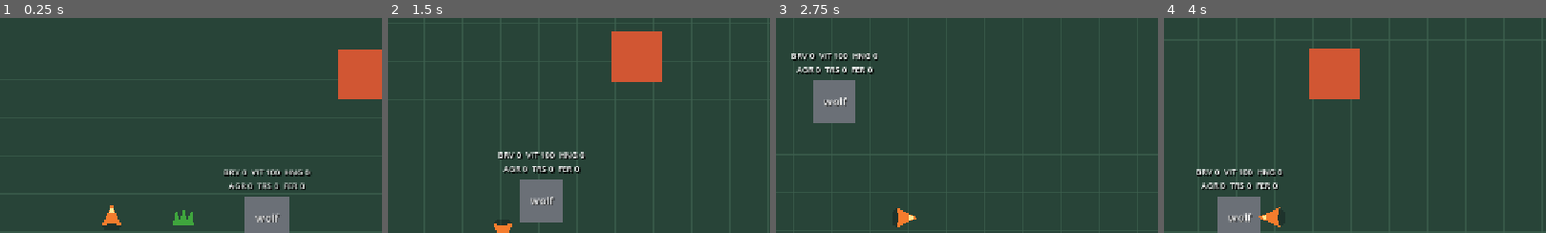
Above: before the commit, frames 1-4 (left to right).
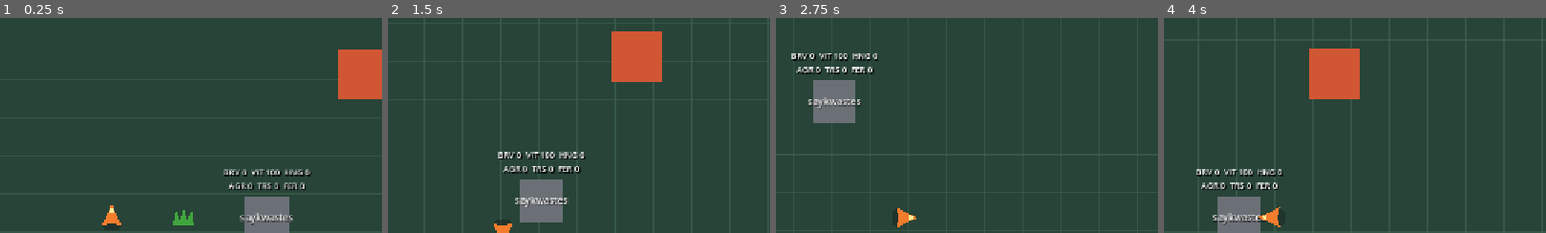
Above: after the commit, the same moments.

Repository: armikhalev/secret-sauce-godot
Game: Godot game, scene res://scenes/game.tscn
Same seed, same stepped clock (60 frames per second), same inputs: the game is played once before the commit and once after it.
Inputs:
- Up to frame 1 (0.25 s): no input
- Up to frame 2 (1.5 s): tap Enter (ui_accept) at 0.5, 0.77 s; hold D (move_right) 0.53-1.28 s; hold S (move_down) from 1.28 s (still down)
- Up to frame 3 (2.75 s): tap Enter (ui_accept) at 1.52 s; release S (move_down) at 2.03 s; hold D (move_right) from 2.03 s (still down)
- Up to frame 4 (4 s): release D (move_right) at 2.78 s; hold W (move_up) 2.78-3.53 s; tap Enter (ui_accept) at 3.02, 3.77 s; hold A (move_left) from 3.53 s (still down)
The pictures show only the part of the screen within x 35-85%, y 4-54%; the shares and areas given below are measured in that part.

The runs differ from the first frame. In frame 1, 0.3% of the frame differs, in the area x 62-77%, y 90-97%; in frame 2, 0.4%, in the area x 33-48%, y 83-88%; in frame 3, 0.3%; in frame 4, 0.3%.

Commit message:
rename:wolf->saykwastes

Diff:
--- a/scenes/game.tscn
+++ b/scenes/game.tscn
@@ -2,7 +2,7 @@
 
 [ext_resource type="PackedScene" path="res://scenes/player.tscn" id="1_player"]
 [ext_resource type="Script" path="res://scripts/world_grid.gd" id="2_grid"]
-[ext_resource type="PackedScene" path="res://scenes/wolf.tscn" id="3_wolf"]
+[ext_resource type="PackedScene" path="res://scenes/saykwastes.tscn" id="3_saykwastes"]
 [ext_resource type="PackedScene" path="res://scenes/grass.tscn" id="4_grass"]
 [ext_resource type="PackedScene" path="res://scenes/inventory_menu.tscn" id="5_inventory"]
 
@@ -37,7 +37,7 @@
 
 [node name="NPCs" type="Node2D" parent="World/Entities"]
 
-[node name="Wolf" parent="World/Entities/NPCs" instance=ExtResource("3_wolf")]
+[node name="Saykwastes" parent="World/Entities/NPCs" instance=ExtResource("3_saykwastes")]
 position = Vector2(260, 0)
 
 [node name="Player" parent="World/Entities" instance=ExtResource("1_player")]
--- a/scenes/wolf.tscn
+++ b/scenes/saykwastes.tscn
@@ -1,34 +1,34 @@
 [gd_scene load_steps=3 format=3]
 
-[ext_resource type="Script" path="res://scripts/wolf.gd" id="1_wolf"]
+[ext_resource type="Script" path="res://scripts/saykwastes.gd" id="1_saykwastes"]
 
-[sub_resource type="RectangleShape2D" id="RectangleShape2D_wolf"]
+[sub_resource type="RectangleShape2D" id="RectangleShape2D_saykwastes"]
 size = Vector2(72, 72)
 
-[node name="Wolf" type="CharacterBody2D"]
-script = ExtResource("1_wolf")
+[node name="Saykwastes" type="CharacterBody2D"]
+script = ExtResource("1_saykwastes")
 
 [node name="Body" type="Polygon2D" parent="."]
 polygon = PackedVector2Array(-36, -36, 36, -36, 36, 36, -36, 36)
 color = Color(0.42, 0.44, 0.47, 1)
 
 [node name="Label" type="Label" parent="."]
-offset_left = -36.0
+offset_left = -55.0
 offset_top = -13.0
-offset_right = 36.0
+offset_right = 55.0
 offset_bottom = 13.0
 theme_override_colors/font_color = Color(0.96, 0.96, 0.96, 1)
 theme_override_colors/font_shadow_color = Color(0.08, 0.08, 0.08, 0.8)
 theme_override_constants/shadow_offset_x = 1
 theme_override_constants/shadow_offset_y = 1
-theme_override_font_sizes/font_size = 18
-text = "wolf"
+theme_override_font_sizes/font_size = 16
+text = "saykwastes"
 horizontal_alignment = 1
 vertical_alignment = 1
 mouse_filter = 2
 
 [node name="CollisionShape2D" type="CollisionShape2D" parent="."]
-shape = SubResource("RectangleShape2D_wolf")
+shape = SubResource("RectangleShape2D_saykwastes")
 
 [node name="DebugStats" type="Label" parent="."]
 offset_left = -105.0
--- a/tests/grass_test.gd
+++ b/tests/grass_test.gd
@@ -11,7 +11,7 @@
 	current_scene = game
 
 	var player := game.get_node("World/Entities/Player")
-	var wolf := game.get_node("World/Entities/NPCs/Wolf")
+	var saykwastes := game.get_node("World/Entities/NPCs/Saykwastes")
 	var grass := game.get_node("World/Items/Grass") as Grass
 
 	grass._on_body_entered(player)
@@ -23,25 +23,25 @@
 		return
 
 	player.set_grass_state(0, GrassData.State.TASTY)
-	var tasty_grass: Grass = player.drop_grass(0, wolf.global_position)
-	wolf.eat_grass(tasty_grass)
+	var tasty_grass: Grass = player.drop_grass(0, saykwastes.global_position)
+	saykwastes.eat_grass(tasty_grass)
 	await process_frame
 
-	if wolf.trust != 25:
-		push_error("Tasty grass did not increase wolf trust.")
+	if saykwastes.trust != 25:
+		push_error("Tasty grass did not increase saykwastes trust.")
 		quit(1)
 		return
 
 	var poisonous_grass := (load("res://scenes/grass.tscn") as PackedScene).instantiate() as Grass
 	poisonous_grass.state = GrassData.State.POISONOUS
 	game.add_child(poisonous_grass)
-	wolf.eat_grass(poisonous_grass)
+	saykwastes.eat_grass(poisonous_grass)
 	await process_frame
 
-	if wolf.vitality != 75:
-		push_error("Poisonous grass did not reduce wolf vitality.")
+	if saykwastes.vitality != 75:
+		push_error("Poisonous grass did not reduce saykwastes vitality.")
 		quit(1)
 		return
 
-	print("Grass collection, state changes, dropping, and wolf effects verified.")
+	print("Grass collection, state changes, dropping, and saykwastes effects verified.")
 	quit()
--- a/tests/inventory_menu_test.gd
+++ b/tests/inventory_menu_test.gd
@@ -44,17 +44,17 @@
 		quit(1)
 		return
 
-	var wolf = game.get_node("World/Entities/NPCs/Wolf")
+	var saykwastes = game.get_node("World/Entities/NPCs/Saykwastes")
 	player.global_position = Vector2(150, 0)
 	player.rotation = PI / 2.0
 	menu._drop_selected_item()
 	await physics_frame
 	await physics_frame
 
-	if not player.grass_inventory.is_empty() or wolf.trust != 25:
+	if not player.grass_inventory.is_empty() or saykwastes.trust != 25:
 		push_error(
 			"Dropped tasty grass failed: inventory=%d trust=%d"
-			% [player.grass_inventory.size(), wolf.trust]
+			% [player.grass_inventory.size(), saykwastes.trust]
 		)
 		quit(1)
 		return
--- a/tests/wolf_approach_test.gd
+++ b/tests/saykwastes_approach_test.gd
@@ -10,9 +10,9 @@
 	root.add_child(world)
 	current_scene = world
 
-	var wolf := (load("res://scenes/wolf.tscn") as PackedScene).instantiate()
+	var saykwastes := (load("res://scenes/saykwastes.tscn") as PackedScene).instantiate()
 	var grass := (load("res://scenes/grass.tscn") as PackedScene).instantiate() as Grass
-	world.add_child(wolf)
+	world.add_child(saykwastes)
 	grass.position = Vector2(200, 0)
 	grass.state = GrassData.State.TASTY
 	world.add_child(grass)
@@ -23,20 +23,20 @@
 		if not is_instance_valid(grass):
 			break
 
-	if wolf.position.x <= 0.0:
-		push_error("Wolf did not approach dropped grass.")
+	if saykwastes.position.x <= 0.0:
+		push_error("Saykwastes did not approach dropped grass.")
 		quit(1)
 		return
 
-	if is_instance_valid(grass) or wolf.trust != 25:
-		push_error("Wolf did not eat tasty grass after approaching it.")
+	if is_instance_valid(grass) or saykwastes.trust != 25:
+		push_error("Saykwastes did not eat tasty grass after approaching it.")
 		quit(1)
 		return
 
-	if "TRS 25" not in wolf.get_node("DebugStats").text:
-		push_error("Wolf debug stats did not update.")
+	if "TRS 25" not in saykwastes.get_node("DebugStats").text:
+		push_error("Saykwastes debug stats did not update.")
 		quit(1)
 		return
 
-	print("Wolf approach, eating, and debug stats verified.")
+	print("Saykwastes approach, eating, and debug stats verified.")
 	quit()
--- /dev/null
+++ b/tests/saykwastes_test.gd
@@ -0,0 +1,32 @@
+extends SceneTree
+
+
+func _initialize() -> void:
+	var saykwastes_scene := load("res://scenes/saykwastes.tscn") as PackedScene
+	var saykwastes := saykwastes_scene.instantiate()
+
+	var expected_stats := {
+		"bravery": 0,
+		"vitality": 100,
+		"hunger": 0,
+		"aggression": 0,
+		"trust": 0,
+		"fear": 0,
+	}
+
+	for stat: String in expected_stats:
+		if saykwastes.get(stat) != expected_stats[stat]:
+			push_error("Saykwastes stat '%s' has an unexpected value." % stat)
+			saykwastes.free()
+			quit(1)
+			return
+
+	if saykwastes.get_node("Label").text != "saykwastes":
+		push_error("Saykwastes label is missing.")
+		saykwastes.free()
+		quit(1)
+		return
+
+	print("Saykwastes scene and stats verified.")
+	saykwastes.free()
+	quit()
--- a/tests/wolf_test.gd
+++ /dev/null
@@ -1,32 +0,0 @@
-extends SceneTree
-
-
-func _initialize() -> void:
-	var wolf_scene := load("res://scenes/wolf.tscn") as PackedScene
-	var wolf := wolf_scene.instantiate()
-
-	var expected_stats := {
-		"bravery": 0,
-		"vitality": 100,
-		"hunger": 0,
-		"aggression": 0,
-		"trust": 0,
-		"fear": 0,
-	}
-
-	for stat: String in expected_stats:
-		if wolf.get(stat) != expected_stats[stat]:
-			push_error("Wolf stat '%s' has an unexpected value." % stat)
-			wolf.free()
-			quit(1)
-			return
-
-	if wolf.get_node("Label").text != "wolf":
-		push_error("Wolf label is missing.")
-		wolf.free()
-		quit(1)
-		return
-
-	print("Wolf scene and stats verified.")
-	wolf.free()
-	quit()
Renamed: scripts/wolf.gd -> scripts/saykwastes.gd
Not shown, added: scripts/saykwastes.gd.uid
Not shown, removed: scripts/wolf.gd.uid
Not shown, added: tests/saykwastes_approach_test.gd.uid
Not shown, added: tests/saykwastes_test.gd.uid
Not shown, removed: tests/wolf_approach_test.gd.uid
Not shown, removed: tests/wolf_test.gd.uid
